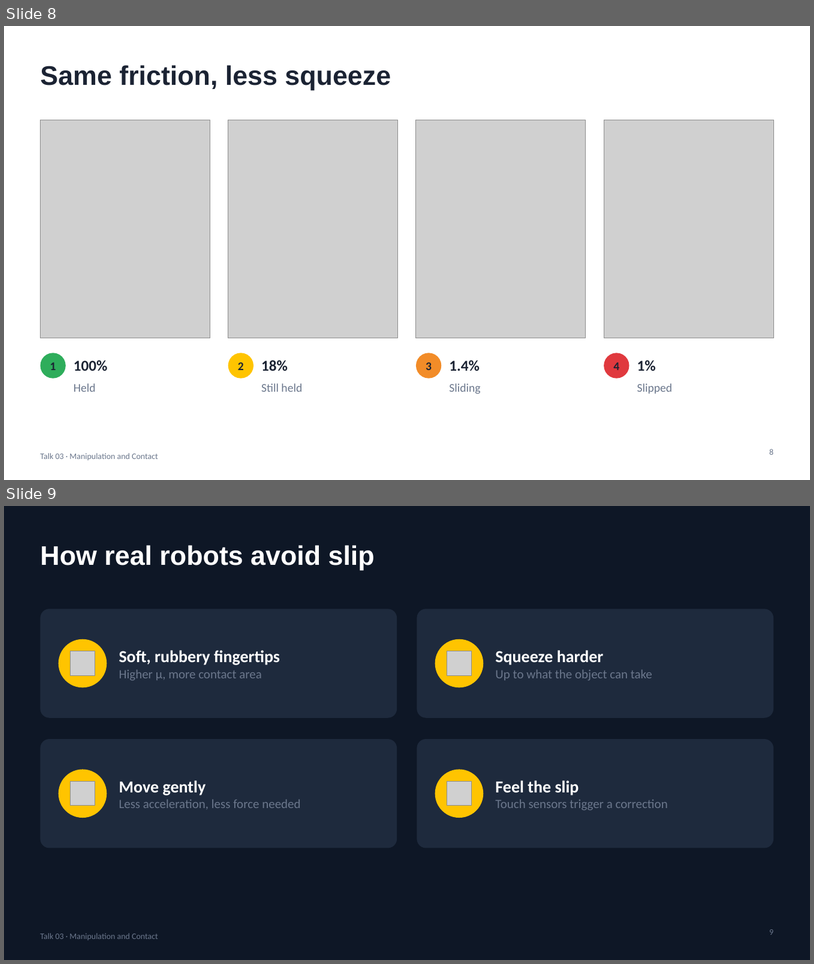
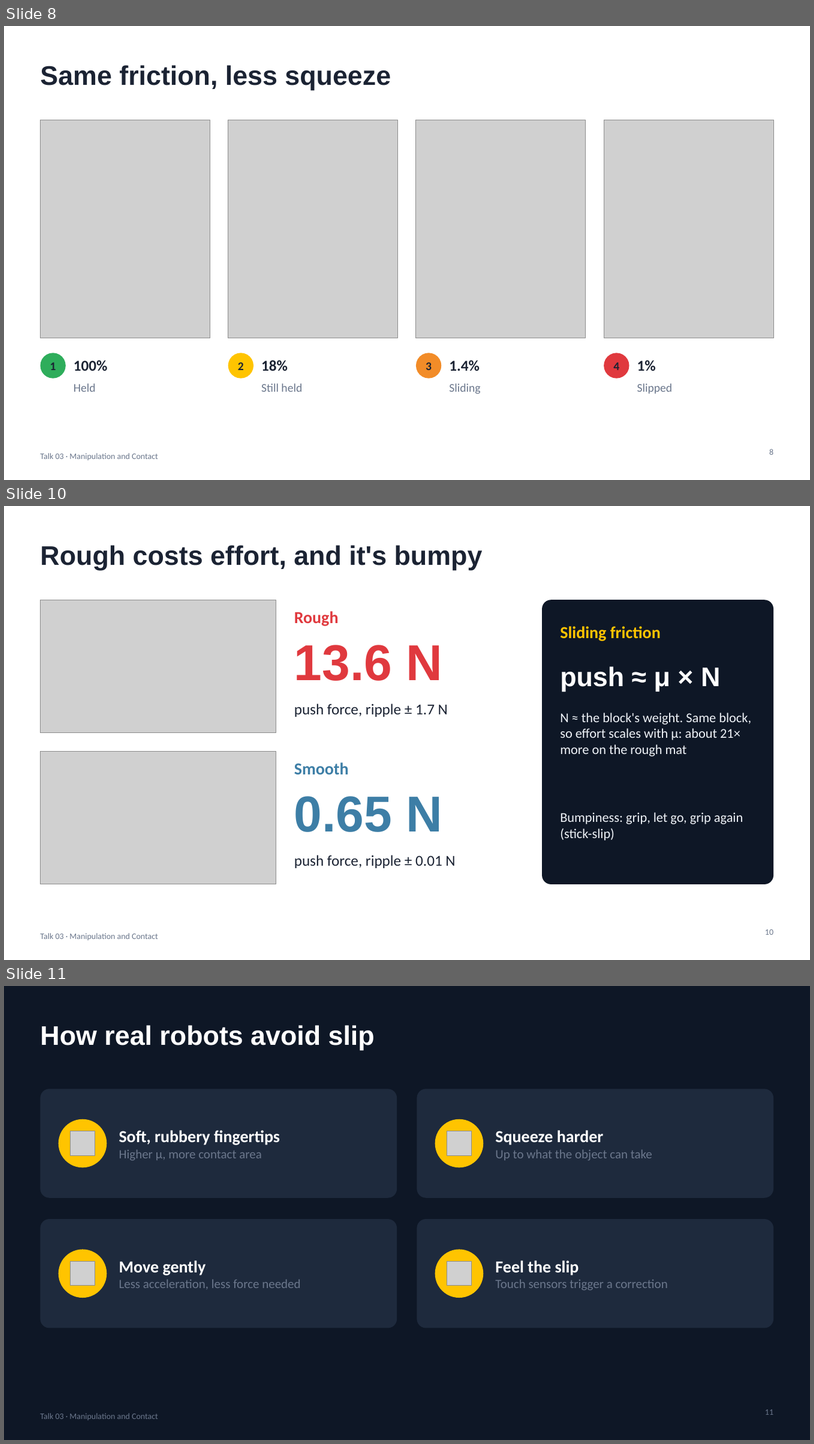
Before and after one commit to vikrantprasad5/isaac_demos, a slide deck: slides/Topic09_Contact_Friction.pptx. Shown one above the other, each under a label of ours: slides 8 and 9 before the commit, slides 8, 10 and 11 after it; the slides between them are not shown. The pictures are 814x964 and 814x1444 pixels, drawn with LibreOffice and Linux fonts; fonts in the diff are those of the drawing; grey boxes stand for pictures. Boxes give left, top, right and bottom in pixels: in the first picture for what was removed or moved away, otherwise in the second. Text is boxed around its words. In the diff, an @@ line names an element or a change of style, - is before the commit and + after.

```diff
--- a/slides/Topic09_Contact_Friction.pptx
+++ b/slides/Topic09_Contact_Friction.pptx
@@ slide 10 added at [4,506,810,960], background #FFFFFF; not listed: 1 template element that a slide beside it also shows @@
@@ title added at [40,545,483,570], 32 pt, text #1B2333, bold @@
+Rough costs effort, and it's bumpy
@@ picture added at [40,600,276,733] @@
@@ text added at [294,611,339,626], 20 pt, text #E0393E, bold @@
+Rough
@@ rounded rectangle added at [542,600,774,884], fill #0E1726 @@
@@ text added at [560,626,661,641], 20 pt, text #FFC400, bold @@
+Sliding friction
@@ text added at [294,645,443,681], 60 pt, text #E0393E, bold @@
+13.6 N
@@ text added at [560,666,720,691], 32 pt, text #FFFFFF, bold @@
+push ≈ μ × N
@@ text added at [294,703,448,717], 18 pt, text #1B2333 @@
+push force, ripple ± 1.7 N
@@ text added at [560,712,752,756], 16 pt, text #EEF2F7 @@
+N ≈ the block's weight. Same block, so effort scales with μ: about 21× more on the rough mat
@@ picture added at [40,751,276,884] @@
@@ text added at [294,762,349,774], 20 pt, text #3D7EA6, bold @@
+Smooth
@@ text added at [294,796,443,832], 60 pt, text #3D7EA6, bold @@
+0.65 N
@@ text added at [560,812,743,840], 16 pt, text #EEF2F7 @@
+Bumpiness: grip, let go, grip again (stick-slip)
@@ text added at [294,855,455,868], 18 pt, text #1B2333 @@
+push force, ripple ± 0.01 N
@@ page number added at [765,929,774,934], 10 pt, text #6B778C @@
+10
@@ what was slide 9 is now slide 11 @@
@@ page number at [765,1409,774,1414]: text changed @@
-9
+11
```
Also in this commit, not shown: 1 other slide added, 43 other files.
